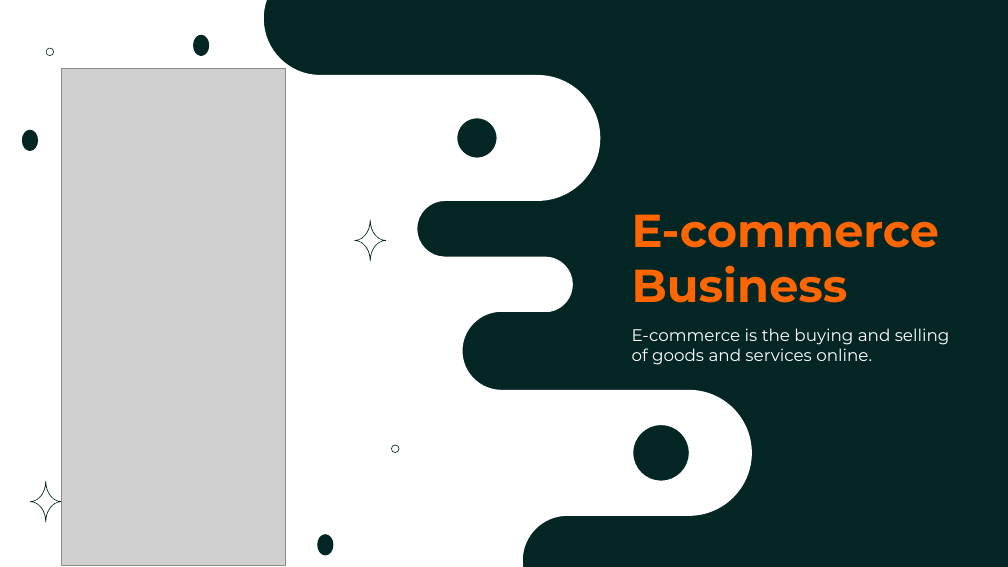
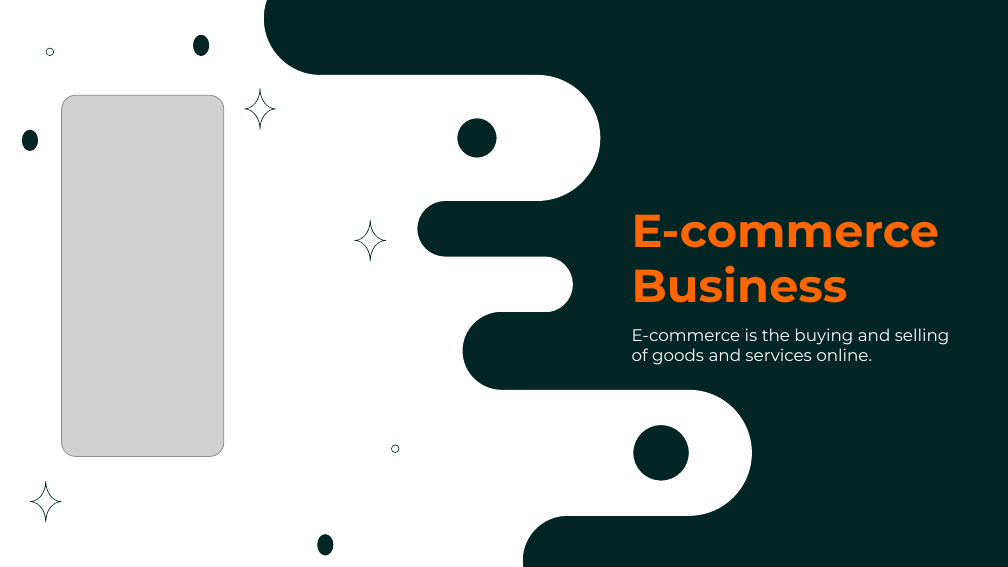
Before and after one commit to MahmoudEasa/Portfolio_E_Commerce, a slide deck: slide 1 of E-commerce_Presentation.pptx. Drawn at 1008x567 pixels with LibreOffice and Linux fonts; fonts in the diff are those of the drawing; grey boxes stand for pictures. Boxes give left, top, right and bottom in pixels: in the first picture for what was removed or moved away, otherwise in the second. Text is boxed around its words. In the diff, an @@ line names an element or a change of style, - is before the commit and + after.

```diff
--- a/E-commerce_Presentation.pptx
+++ b/E-commerce_Presentation.pptx
@@ freeform shape added at (244,88,276,130), fill #032524 @@
@@ picture: place and size @@
-picture at (62,68,286,566)
+picture at (62,95,225,457)
```
Also in this commit, not shown: 7 other slides changed, 1 slide added, 2 slides removed.
